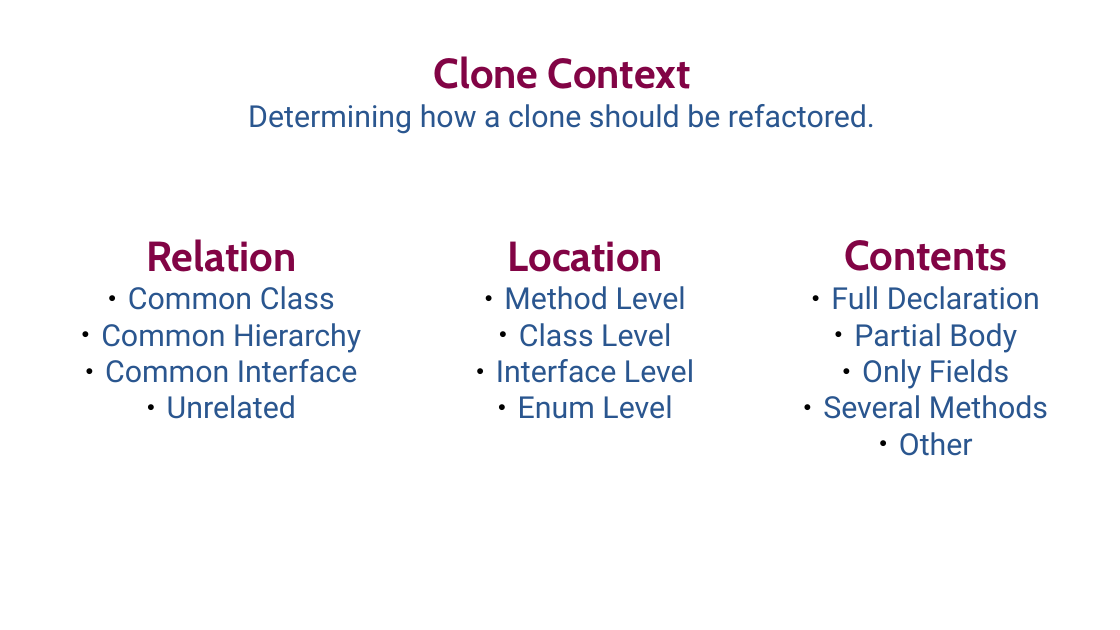
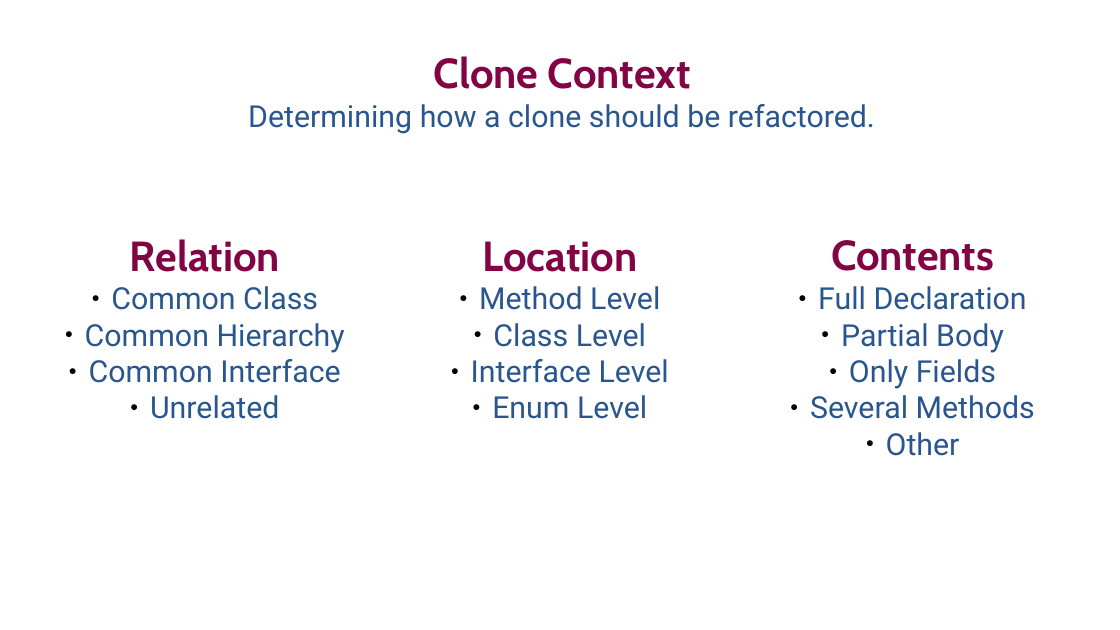
Before and after one commit to SimonBaars/Master-Thesis-Simon-Baars, a slide deck: slide 33 of presentations/FinalPresentation.odp (slide 34 before the commit). Drawn at 1120x630 pixels with LibreOffice and Linux fonts; fonts in the diff are those of the drawing. Boxes give left, top, right and bottom in pixels: in the first picture for what was removed or moved away, otherwise in the second. Text is boxed around its words. In the diff, an @@ line names an element or a change of style, - is before the commit and + after.

```diff
--- a/presentations/FinalPresentation.odp
+++ b/presentations/FinalPresentation.odp
@@ text "Relation" moved from (x1=101, y1=239, x2=361, y2=419) to (x1=85, y1=239, x2=345, y2=419) @@
@@ text "Location" moved from (x1=496, y1=241, x2=694, y2=419) to (x1=471, y1=241, x2=669, y2=419) @@
@@ text "Contents" moved from (x1=823, y1=240, x2=1048, y2=456) to (x1=810, y1=240, x2=1035, y2=456) @@
```
Also in this commit, not shown: 4 other slides changed, 9 slides added, 6 slides removed.
